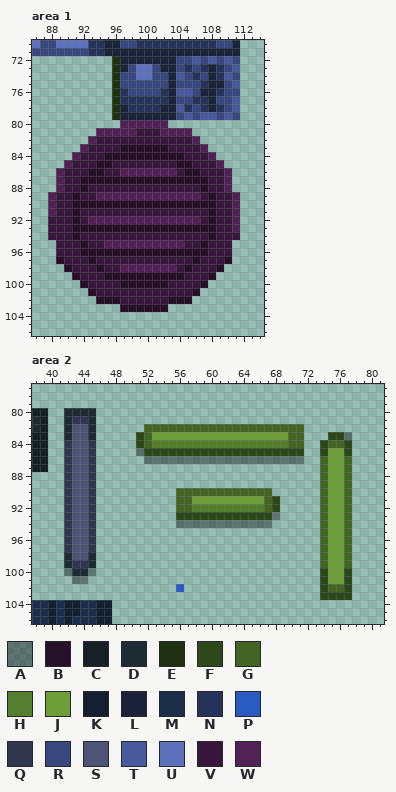
File history of a pixel-art file, rawAssets/tilesheet.aseprite. The picture above is the old version.
128x2048 pixels, 1 frame. Colours within 5 levels of each other are drawn and written as one. Shown: area 1: x 86..114, y 70..106; area 2: x 38..81, y 77..106.
Palette (. is transparent): A #06060864  B #261128  C #172027  D #1f2b33  E #1f3111  F #2d481a  G #436425  H #557e2e  J #6e9f37  K #122030  L #1a233a  M #1a2e49  N #263358  P #285cc4  Q #2f364e  R #38477e  S #4d5574  T #48599c  U #5d70bb  V #37183c  W #502256
New version:
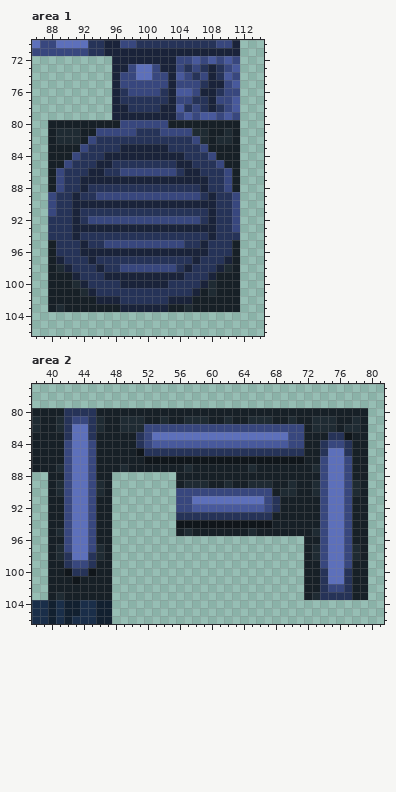
The exact change:
layer "Layer 2" added
@@ palette @@
-A #06060864
+A #10161b
--- area 1, layers "Layer 1", "Layer 2"
@@ x 86..114 @@
  71 RRRRRRRNNLLLLLLLLLLLLLLLLL...
- 72 ..........ELLLLLLLRRTRTRTR...
- 73 ..........ELRUURLLRNRNLNRT...
- 74 ..........ERRUURRLTRNRLNTR...
- 75 ..........ERRRRRRLRRRNLLRT...
- 76 ..........ENRRRRNLTTRLLNRR...
- 77 ..........ENNNNNNLRRNNLRRT...
- 78 ..........ELNNNNLLTNRNLNRT...
- 79 ..........ELLLLLLLRTRTTRTR...
- 80 ...........WWWWWW............
- 81 ........WWWWWVVVWWWW.........
- 82 .......WVVVVVVVVVVVVW........
- 83 ......WVVVVBBBBBBVVVVW.......
- 84 .....WVVVBBBBBBBBBBVVVW......
- 85 ....WVVVBBVVVVVVVVBBVVVW.....
- 86 ...WVVVBBVVWWWWWWWVBBVVVW....
- 87 ...WVVBBBBBBBBBBBBBBBBVVW....
- 88 ...WVVBVVVVVVVVVVVVVVBVVW....
- 89 ..WVVBVVWWWWWWWWWWWWWVBVVW...
- 90 ..WVVBBBBBBBBBBBBBBBBBBVVW...
- 91 ..WVVBVVVVVVVVVVVVVVVVBVVW...
- 92 ..VVVBVWWWWWWWWWWWWWWVBVVW...
- 93 ..VVVBBBBBBBBBBBBBBBBBBVVW...
- 94 ..VVVBVVVVVVVVVVVVVVVVBVVV...
- 95 ...VVVBVVWWWWWWWWWWVVBVVV....
- 96 ...VVVBBBBBBBBBBBBBBBBVVV....
- 97 ...BVVVBVVVVVVVVVVVVBVVVB....
- 98 ....BVVVBVVWWWWWWWVBVVVB.....
- 99 .....BVVVBBBBBBBBBBVVVB......
-100 ......BVVVVBBBBBBVVVVB.......
-101 .......BVVVVVVVVVVVVB........
-102 ........BBBVVVVVVBBB.........
-103 ...........BBBBBB............
+ 72 ..........LLLLLLLLRRTRTRTR...
+ 73 ..........LLRUURLLRNRNLNRT...
+ 74 ..........LRRUURRLTRNRLNTR...
+ 75 ..........LRRRRRRLRRRNLLRT...
+ 76 ..........LNRRRRNLTTRLLNRR...
+ 77 ..........LNNNNNNLRRNNLRRT...
+ 78 ..........LLNNNNLLTNRNLNRT...
+ 79 ..........LLLLLLLLRTRTTRTR...
+ 80 ..CCCCCCCCCRRRRRRCCCCCCCCC...
+ 81 ..CDDDCCRRRRRNNNRRRRDDCCDC...
+ 82 ..CDDDCRNNNNNNNNNNNNRDCDDC...
+ 83 ..CCCCRNNNNLLLLLLNNNNRCCCC...
+ 84 ..CCCRNNNLLLLLLLLLLNNNRCCC...
+ 85 ..CCRNNNLLNNNNNNNNLLNNNRCC...
+ 86 ..CRNNNLLNNRRRRRRRNLLNNNRC...
+ 87 ..CRNNLLLLLLLLLLLLLLLLNNRC...
+ 88 ..CRNNLNNNNNNNNNNNNNNLNNRC...
+ 89 ..RNNLNNRRRRRRRRRRRRRNLNNR...
+ 90 ..RNNLLLLLLLLLLLLLLLLLLNNR...
+ 91 ..RNNLNNNNNNNNNNNNNNNNLNNR...
+ 92 ..NNNLNRRRRRRRRRRRRRRNLNNR...
+ 93 ..NNNLLLLLLLLLLLLLLLLLLNNR...
+ 94 ..NNNLNNNNNNNNNNNNNNNNLNNN...
+ 95 ..CNNNLNNRRRRRRRRRRNNLNNNC...
+ 96 ..CNNNLLLLLLLLLLLLLLLLNNNC...
+ 97 ..CLNNNLNNNNNNNNNNNNLNNNLC...
+ 98 ..CDLNNNLNNRRRRRRRNLNNNLDC...
+ 99 ..CCCLNNNLLLLLLLLLLNNNLCCC...
+100 ..CCCDLNNNNLLLLLLNNNNLDCCC...
+101 ..CCCCDLNNNNNNNNNNNNLCDCCC...
+102 ..CCCCCCLLLNNNNNNLLLCCCCCC...
+103 ..CDCCCCCCCLLLLLLCCDCCCCCC...
 104 .............................
--- area 2, layers "Layer 1", "Layer 2"
@@ x 38..81 @@
  79 ............................................
- 80 CC..DDDD....................................
- 81 DC..DQQD....................................
- 82 DC..DSSD......GGGGGGGGGGGGGGGGGGGG..........
- 83 CC..DSSD.....FGJJJJJJJJJJJJJJJJJGG...FFA....
- 84 CC..QSSQ.....FGHHHHHHHHHHHHHHHHHGG..FGGF....
- 85 CC..QSSQ.....AFFFFFFFFFFFFFFFFFFFF..FJJF....
- 86 CC..QSSQ......AAAAAAAAAAAAAAAAAAAA..GJJG....
- 87 CC..QSSQ............................GJJG....
- 88 ....QSSQ............................GJJG....
- 89 ....QSSQ............................GJJG....
- 90 ....QSSQ..........GGGGGGGGGGGG......GJJG....
- 91 ....QSSQ..........GGJJJJJJJJJGF.....GJJG....
- 92 ....QSSQ..........GGHHHHHHHHHGF.....GJJG....
- 93 ....QSSQ..........FFFFFFFFFFFFA.....GJJG....
- 94 ....QSSQ..........AAAAAAAAAAAA......GJJG....
- 95 ....QSSQ............................GJJG....
- 96 ....QSSQ............................GJJG....
- 97 ....QSSQ............................GJJG....
- 98 ....DSSD............................GJJG....
- 99 ....DQQD............................GJJG....
-100 ....ADDA............................FJJF....
-101 .....AA.............................FJJF....
-102 ..................P.................FGGF....
-103 ....................................FFFF....
+ 80 CCCCNNNNCCCCCCCCCCCCCCCCCCCCCCCCCCCCCCCCCC..
+ 81 DCCDNRRNDCCDDDCCDCCDDDCCDCCDDDCCDCCDDDCCDC..
+ 82 DCCDNUUNDCCDDDRRRRRRRRRRRRRRRRRRRRCDDDCDDC..
+ 83 CCCCNUUNCCCCCNRUUUUUUUUUUUUUUUUURRCCCNNACC..
+ 84 CCCCRUURCCCCCNRTTTTTTTTTTTTTTTTTRRCCNRRNCC..
+ 85 CCCCRUURCCCCCANNNNNNNNNNNNNNNNNNNNCCNUUNCC..
+ 86 CCCCRUURCCCCCCAAAAAAAAAAAAAAAAAAAACCRUURCC..
+ 87 CCCDRUURCCCDCCCCCCCDCCCCCCCDCCCCCCCDRUURCC..
+ 88 ..CCRUURCC........CCCCCCCCCCCCCCCCCCRUURCC..
+ 89 ..CDRUURDC........CDDDCCDCCDDDCCDCCDRUURDC..
+ 90 ..CDRUURDC........RRRRRRRRRRRRCDDCCDRUURDC..
+ 91 ..CCRUURCC........RRUUUUUUUUURNCCCCCRUURCC..
+ 92 ..CCRUURCC........RRTTTTTTTTTRNCCCCCRUURCC..
+ 93 ..CCRUURCC........NNNNNNNNNNNNCCCCCCRUURCC..
+ 94 ..CCRUURCC........AAAAAAAAAAAACCCCCCRUURCC..
+ 95 ..CDRUURCC........CDCCCCCCCDCCCCCCCDRUURCC..
+ 96 ..CCRUURCC........................CCRUURCC..
+ 97 ..CDRUURDC........................CDRUURDC..
+ 98 ..CDNUUNDC........................CDRUURDC..
+ 99 ..CCNRRNCC........................CCRUURCC..
+100 ..CCANNACC........................CCNUUNCC..
+101 ..CCCACCCC........................CCNUUNCC..
+102 ..CCCCCCCC........................CCNRRNCC..
+103 ..CDCCCCCC........................CDNNNNCC..
 104 MMKMKKMMKK..................................
Pixel boxes of the changes (left, top, right, bottom) in both pictures:
changed: (48, 56, 240, 312)
changed: (48, 408, 368, 600)
